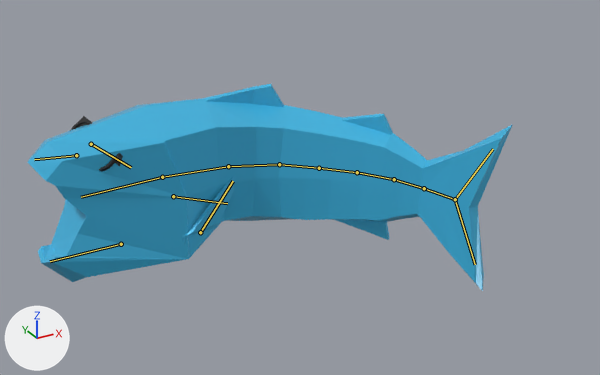
One commit to the Blender file scenes/entities/fish.blend: the scene before it, then after it.
Both versions are drawn from a 50 mm camera at (-5.0, -6.74, 3.46) aimed at (-1.27, 0.02, 0.08). Lighting does not change. The marker at lower left points along +X, +Y and +Z. The older version comes first. Both versions are drawn at frame 12 of the action 'Bite Left'; the numbers are the values there. The bones that bend it are drawn over the model as lines.

Objects in the first picture: 'Fish', 'Glasses'.
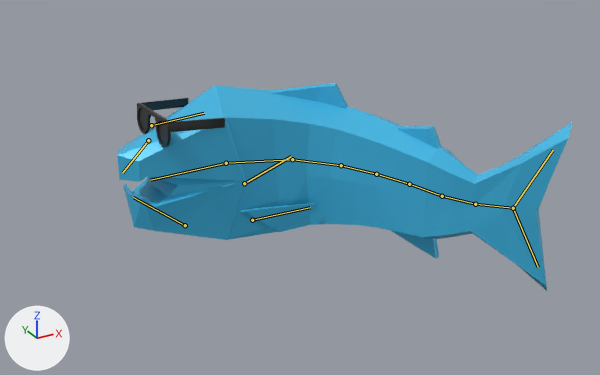
The change, as JSON lines over the scene's bpy script:
```json
{"block": "bone_center_back", "where": "bone_center_back = bpy.data.objects['Armature'].pose.bones['Center Back']"}
{"op": "set", "path": "bone_center_back.location", "old": "(-1.083, -0.834, 0.0)", "new": "(-0.506, -0.482, 0.0)"}
{"op": "set", "path": "bone_center_back.rotation_quaternion", "old": "(0.911, 0.0, 0.0, -0.412)", "new": "(0.959, -0.002, 0.006, -0.247)", "note": "degrees (0, 0, -49) -> degrees (0, 1, -29)"}
{"block": "bone_back_1", "where": "bone_back_1 = bpy.data.objects['Armature'].pose.bones['Back 1']  # child of 'Center Back'"}
{"op": "set", "path": "bone_back_1.rotation_quaternion", "old": "(1.0, 0.005, -0.005, 0.027)", "new": "(0.996, 0.001, -0.001, 0.086)", "note": "degrees (1, -1, 3) -> degrees (0, 0, 10)"}
{"block": "bone_back_2", "where": "bone_back_2 = bpy.data.objects['Armature'].pose.bones['Back 2']  # child of 'Back 1'"}
{"op": "set", "path": "bone_back_2.rotation_quaternion", "old": "(0.997, 0.008, -0.006, 0.082)", "new": "(0.999, 0.001, -0.001, 0.032)", "note": "degrees (1, -1, 9) -> degrees (0, 0, 4)"}
{"block": "bone_back_3", "where": "bone_back_3 = bpy.data.objects['Armature'].pose.bones['Back 3']  # child of 'Back 2'"}
{"op": "set", "path": "bone_back_3.rotation_quaternion", "old": "(0.996, 0.01, -0.005, 0.09)", "new": "(0.993, 0.001, -0.001, -0.114)", "note": "degrees (1, -1, 10) -> degrees (0, 0, -13)"}
{"block": "bone_tail_fin", "where": "bone_tail_fin = bpy.data.objects['Armature'].pose.bones['Tail Fin']  # child of 'Back 3'"}
{"op": "set", "path": "bone_tail_fin.rotation_quaternion", "old": "(1.0, 0.006, -0.004, 0.03)", "new": "(0.986, 0.002, -0.004, -0.156)", "note": "degrees (1, -1, 3) -> degrees (0, 0, -18)"}
{"block": "bone_tail_fin_top", "where": "bone_tail_fin_top = bpy.data.objects['Armature'].pose.bones['Tail Fin Top']  # child of 'Tail Fin'"}
{"op": "set", "path": "bone_tail_fin_top.rotation_quaternion", "old": "(0.998, -0.003, 0.048, -0.037)", "new": "(0.991, 0.006, 0.089, -0.057)", "note": "degrees (-1, 6, -4) -> degrees (0, 10, -7)"}
{"block": "bone_tail_fin_bottom", "where": "bone_tail_fin_bottom = bpy.data.objects['Armature'].pose.bones['Tail Fin Bottom']  # child of 'Tail Fin'"}
{"op": "set", "path": "bone_tail_fin_bottom.rotation_quaternion", "old": "(0.998, -0.003, -0.059, -0.016)", "new": "(0.991, 0.006, -0.099, -0.037)", "note": "degrees (0, -7, -2) -> degrees (1, -11, -4)"}
{"block": "bone_center", "where": "bone_center = bpy.data.objects['Armature'].pose.bones['Center']"}
{"op": "set", "path": "bone_center.location", "old": "(-1.083, 0.834, 0.0)", "new": "(-0.506, 0.482, 0.0)"}
{"op": "set", "path": "bone_center.rotation_quaternion", "old": "(0.838, 0.0, 0.0, 0.546)", "new": "(0.93, 0.0, 0.0, 0.36)", "note": "degrees (0, 0, 66) -> degrees (0, 0, 42)"}
{"block": "bone_forward", "where": "bone_forward = bpy.data.objects['Armature'].pose.bones['Forward']  # child of 'Center'"}
{"op": "set", "path": "bone_forward.rotation_quaternion", "old": "(0.986, 0.0, 0.0, 0.165)", "new": "(0.972, 0.002, 0.0, 0.234)", "note": "degrees (0, 0, 19) -> degrees (0, 0, 27)"}
{"block": "bone_head", "where": "bone_head = bpy.data.objects['Armature'].pose.bones['Head']  # child of 'Forward'"}
{"op": "set", "path": "bone_head.rotation_quaternion", "old": "(0.996, 0.0, 0.0, 0.094)", "new": "(0.976, 0.002, -0.001, 0.218)", "note": "degrees (0, 0, 11) -> degrees (0, 0, 25)"}
{"block": "bone_jaw_lower", "where": "bone_jaw_lower = bpy.data.objects['Armature'].pose.bones['Jaw Lower']  # child of 'Head'"}
{"op": "set", "path": "bone_jaw_lower.location", "old": "(-0.025, 0.001, -0.001)", "new": "(0.0, 0.0, 0.0)"}
{"op": "set", "path": "bone_jaw_lower.rotation_quaternion", "old": "(0.942, -0.319, 0.1, -0.02)", "new": "(0.999, 0.0, 0.027, 0.031)", "note": "degrees (-38, 10, -6) -> degrees (0, 3, 4)"}
{"block": "bone_jaw_upper", "where": "bone_jaw_upper = bpy.data.objects['Armature'].pose.bones['Jaw Upper']  # child of 'Head'"}
{"op": "set", "path": "bone_jaw_upper.location", "old": "(0.025, -0.001, -0.001)", "new": "(0.0, 0.0, 0.0)"}
{"op": "set", "path": "bone_jaw_upper.rotation_quaternion", "old": "(0.902, 0.42, -0.104, -0.009)", "new": "(0.999, 0.0, -0.027, 0.031)", "note": "degrees (50, -10, -6) -> degrees (0, -3, 4)"}
{"block": "bone_glasses", "where": "bone_glasses = bpy.data.objects['Armature'].pose.bones['Glasses']  # child of 'Jaw Upper'"}
{"op": "set", "path": "bone_glasses.location", "old": "(0.0, 0.0, 0.0)", "new": "(-0.039, -0.011, 0.009)"}
{"op": "set", "path": "bone_glasses.rotation_quaternion", "old": "(1.0, 0.0, 0.0, 0.0)", "new": "(0.997, 0.038, -0.022, 0.056)", "note": "degrees (0, 0, 0) -> degrees (4, -3, 6)"}
{"block": "bone_fin_l", "where": "bone_fin_l = bpy.data.objects['Armature'].pose.bones['Fin L']  # child of 'Forward'"}
{"op": "set", "path": "bone_fin_l.rotation_quaternion", "old": "(0.952, -0.175, 0.093, -0.235)", "new": "(0.998, 0.033, -0.018, 0.045)", "note": "degrees (-22, 5, -29) -> degrees (4, -2, 5)"}
{"block": "bone_fin_r", "where": "bone_fin_r = bpy.data.objects['Armature'].pose.bones['Fin R']  # child of 'Forward'"}
{"op": "set", "path": "bone_fin_r.rotation_quaternion", "old": "(0.952, 0.171, -0.092, 0.235)", "new": "(0.995, -0.055, 0.029, -0.074)", "note": "degrees (17, -15, 26) -> degrees (-7, 3, -9)"}
```

Pixel boxes [x1, y1, x2, y2] of what changed, in the pictures (600 x 375 px):
```json
{"object": "Fish", "change": "posed", "before": [28, 84, 513, 291], "after": [117, 83, 573, 291]}
{"object": "Glasses", "change": "posed", "before": [70, 116, 123, 172], "after": [137, 98, 225, 147]}
{"bone": "Center Back", "before": "(279, 164) to (319, 168)", "after": "(341, 165) to (376, 174)"}
{"bone": "Back 1", "before": "(319, 168) to (357, 172)", "after": "(376, 174) to (409, 184)"}
{"bone": "Back 2", "before": "(357, 172) to (394, 179)", "after": "(409, 184) to (442, 196)"}
{"bone": "Back 3", "before": "(394, 179) to (424, 188)", "after": "(442, 196) to (475, 204)"}
{"bone": "Tail Fin", "before": "(424, 188) to (455, 199)", "after": "(475, 204) to (513, 208)"}
{"bone": "Tail Fin Top", "before": "(455, 199) to (493, 149)", "after": "(513, 208) to (553, 150)"}
{"bone": "Tail Fin Bottom", "before": "(455, 199) to (475, 264)", "after": "(513, 208) to (538, 267)"}
{"bone": "Center", "before": "(279, 164) to (228, 166)", "after": "(341, 165) to (292, 159)"}
{"bone": "Forward", "before": "(228, 166) to (162, 177)", "after": "(292, 159) to (226, 163)"}
{"bone": "Head", "before": "(162, 177) to (81, 197)", "after": "(226, 163) to (150, 180)"}
{"bone": "Jaw Lower", "before": "(121, 244) to (50, 261)", "after": "(185, 225) to (133, 197)"}
{"bone": "Jaw Upper", "before": "(76, 155) to (34, 159)", "after": "(148, 140) to (122, 173)"}
{"bone": "Glasses", "before": "(91, 144) to (131, 167)", "after": "(151, 125) to (204, 113)"}
{"bone": "Fin L", "before": "(200, 232) to (233, 181)", "after": "(252, 220) to (310, 207)"}
{"bone": "Fin R", "before": "(173, 196) to (227, 203)", "after": "(244, 183) to (291, 156)"}
```
